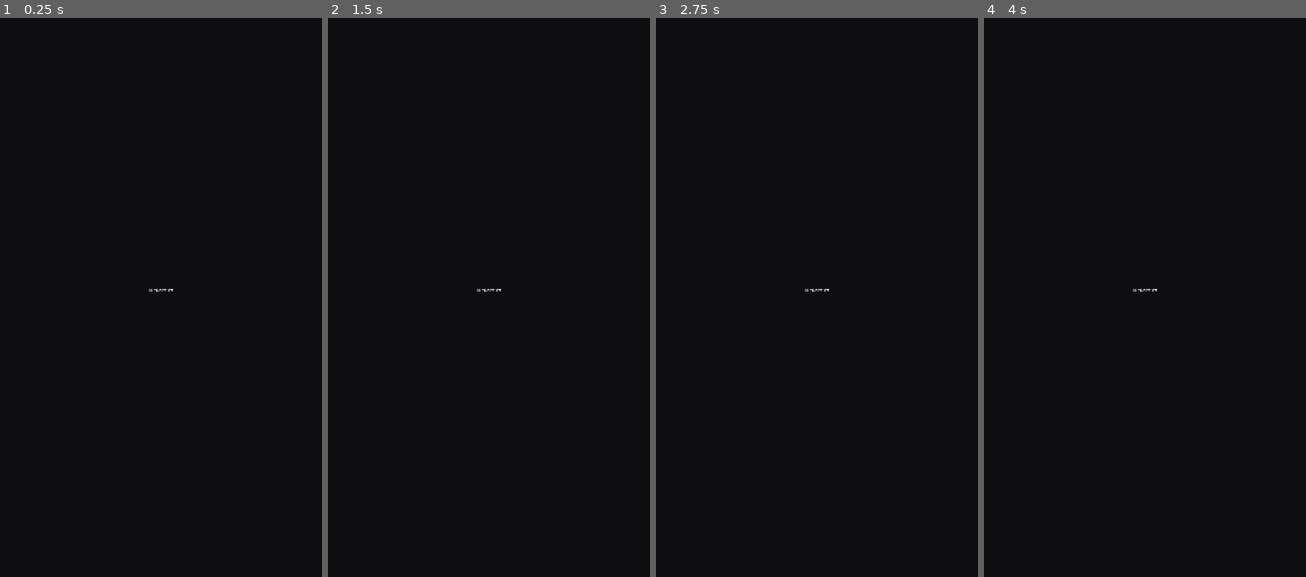
Above: before the commit, frames 1-4 (left to right).
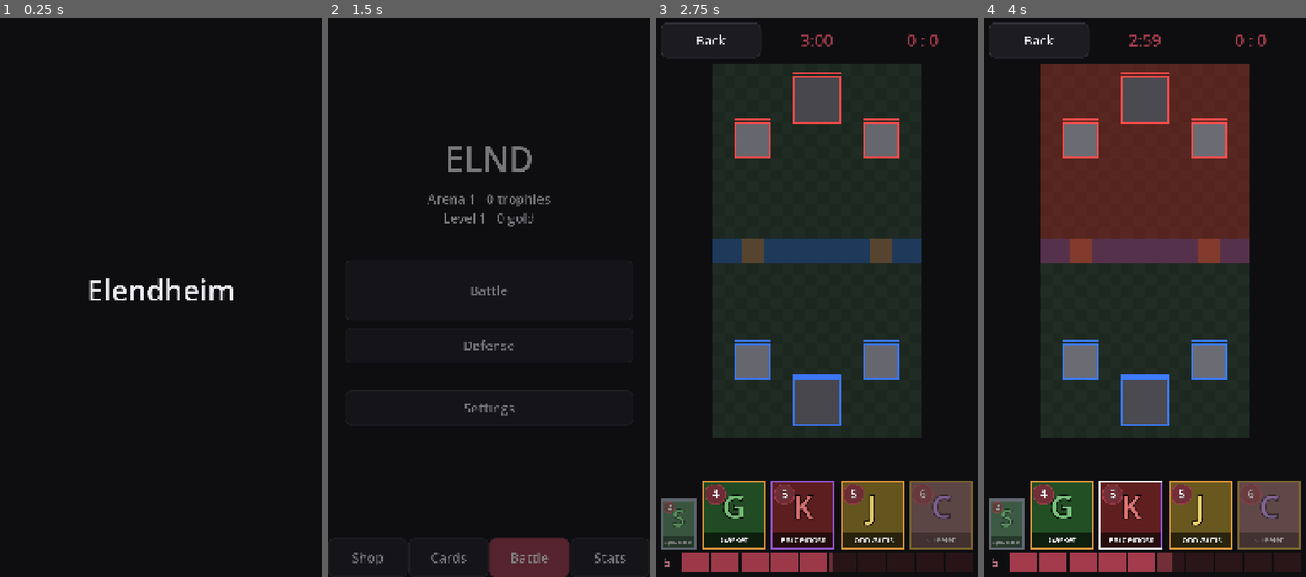
Above: after the commit, the same moments.

Repository: HenryElendheim/ELND
Game: Godot game, scene res://scenes/splash.tscn
Two runs of this game, one before a commit and one after it. Both use one fixed random seed, a clock stepped at 60 frames per second and the inputs below.
Inputs (mouse positions are in pixels of both pictures, inside the frame that each line leads up to):
- Up to frame 1 (0.25 s): no input
- Up to frame 2 (1.5 s): tap Enter at 0.5 s; move the mouse to (559, 263) at 0.52 s; click (559, 263) at 0.67 s; drag from (424, 319) to (472, 403) at 1.27 s
- Up to frame 3 (2.75 s): click (817, 291) at 2 s, where only the run after the commit has a clickable "Battle"
- Up to frame 4 (4 s): click (1061, 515) at 2.77 s; click (1132, 515) at 3.52 s

The runs differ from the first frame. In frame 1, 0.7% of the frame differs, in the area x 27-73%, y 46-51%; in frame 2, 3.3%; in frame 3, 56%; in frame 4, 56%, in the area x 1-99%, y 0-100%.
Error before the commit: Parse Error: Could not resolve class "ThemeBuilder", because of a parser error. (res://scripts/autoload/settings.gd:30)

Commit message:
Fix duplicate variable in the theme builder
The progress bar styling reused the name 'track', which the slider
already uses in the same function, so the theme failed to parse.

Diff:
--- a/scripts/ui/theme_builder.gd
+++ b/scripts/ui/theme_builder.gd
@@ -91,11 +91,11 @@
 	plain.set_content_margin_all(PADDING * 0.6)
 	theme.set_stylebox("panel", "Plain", plain)
 	_variation(theme, "StatNumber", "Label", roundi(size * 1.7), c.accent)
-	var track := _box(c.border, c.border, 0)
-	track.set_content_margin_all(0)
+	var bar_track := _box(c.border, c.border, 0)
+	bar_track.set_content_margin_all(0)
 	var bar_fill := _box(c.accent, c.accent, 0)
 	bar_fill.set_content_margin_all(0)
-	theme.set_stylebox("background", "ProgressBar", track)
+	theme.set_stylebox("background", "ProgressBar", bar_track)
 	theme.set_stylebox("fill", "ProgressBar", bar_fill)
 
 	theme.set_constant("h_separation", "GridContainer", roundi(size * 0.3))
